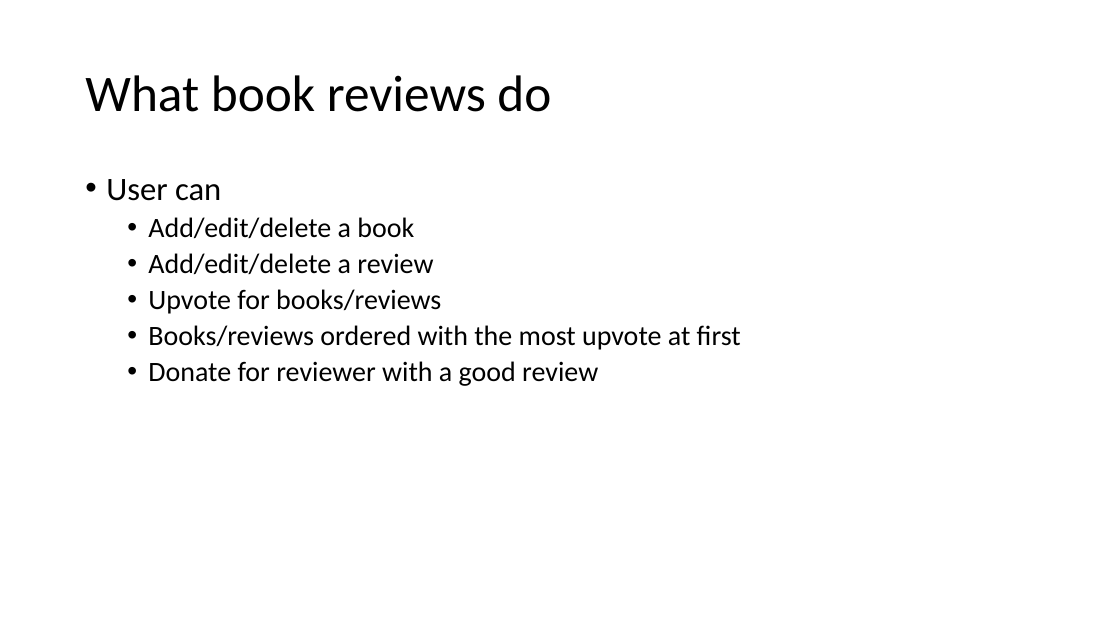
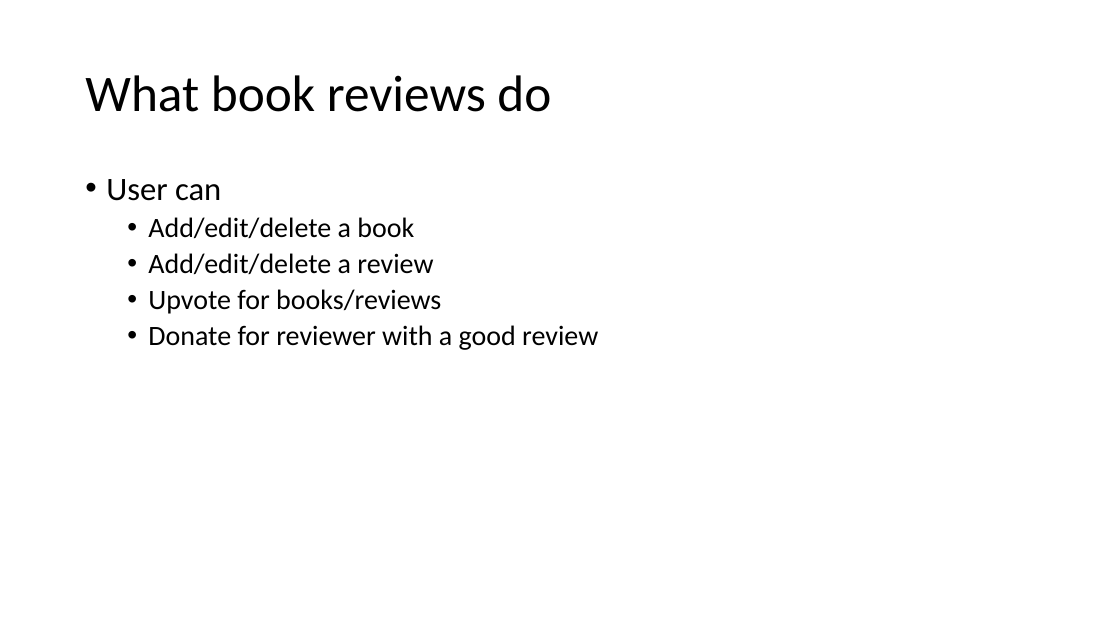
Before and after one commit to Kane10009/blockchain, a slide deck: slide 4 of near_dev_experience.pptx. Drawn at 1120x630 pixels with LibreOffice and Linux fonts; fonts in the diff are those of the drawing. Boxes give left, top, right and bottom in pixels: in the first picture for what was removed or moved away, otherwise in the second. Text is boxed around its words. In the diff, an @@ line names an element or a change of style, - is before the commit and + after.

```diff
--- a/near_dev_experience.pptx
+++ b/near_dev_experience.pptx
@@ text at (148,325,741,350): paragraph removed @@
-  • Books/reviews ordered with the most upvote at first
```
Also in this commit, not shown: 1 other slide changed, 9 other files.
